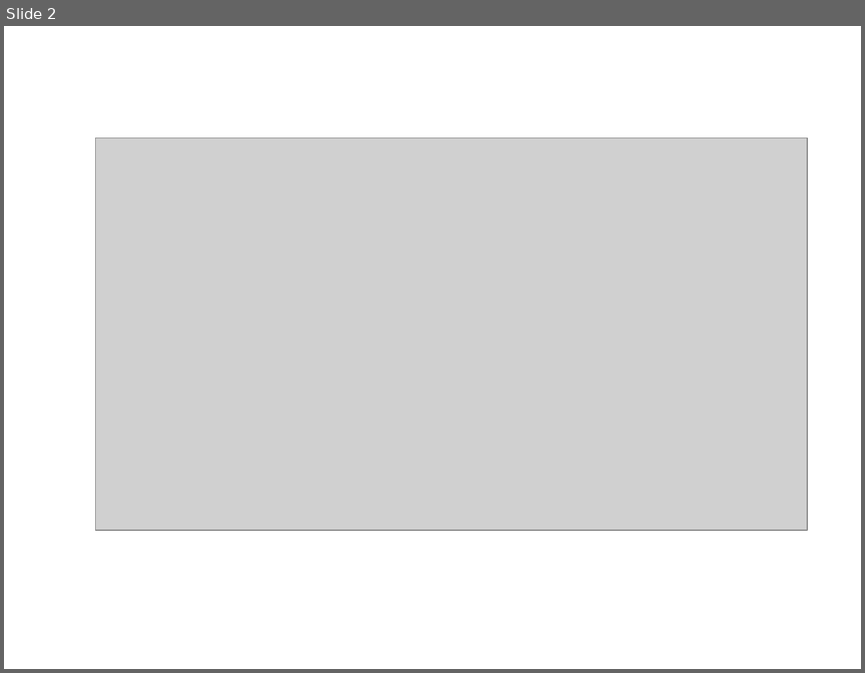
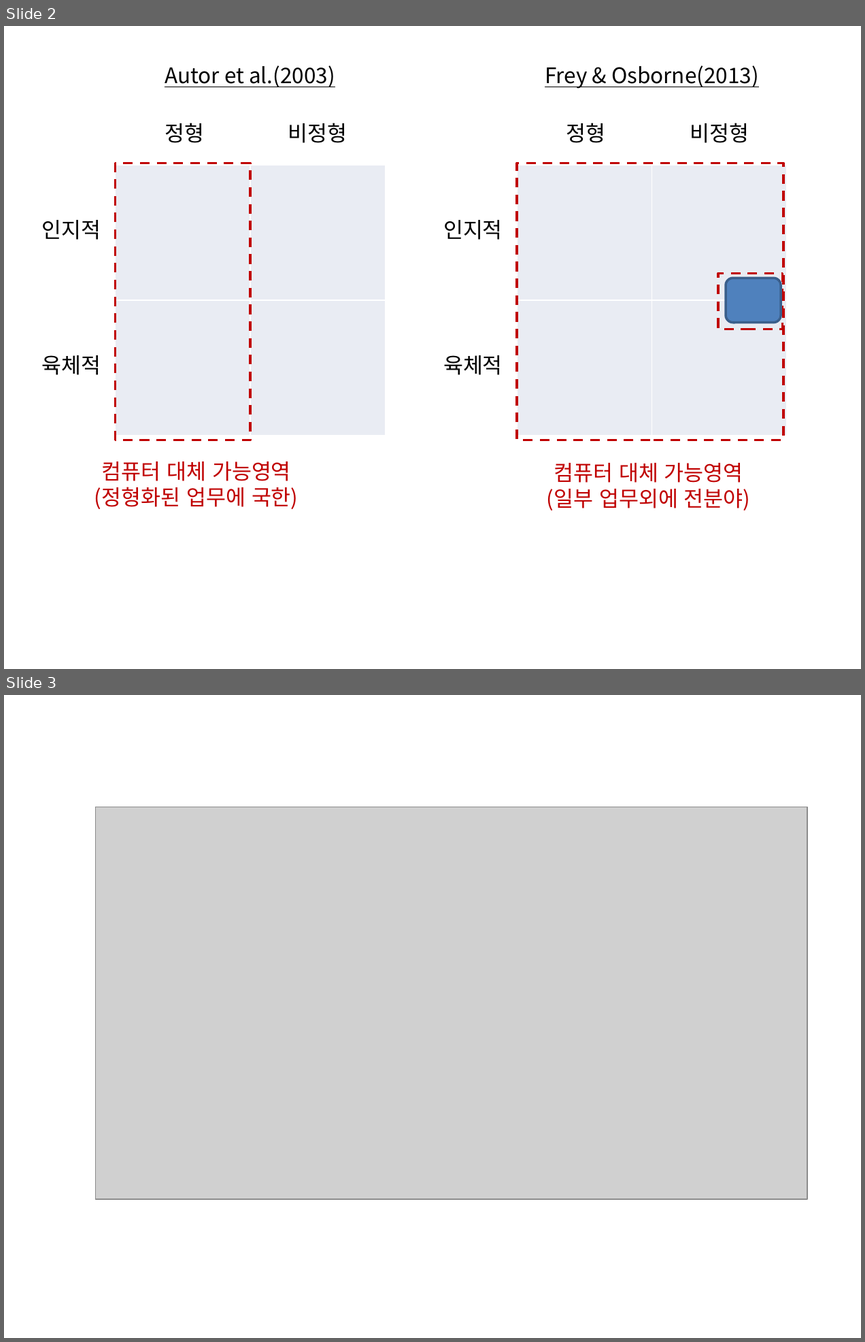
Before and after one commit to externalbrainlab/externalbrainlab.github.io, a slide deck: ppt/차트.pptx. Shown one above the other, each under a label of ours: slide 2 before the commit, slides 2 and 3 after it. The pictures are 865x673 and 865x1342 pixels, drawn with LibreOffice and Linux fonts; fonts in the diff are those of the drawing; grey boxes stand for pictures. Boxes give left, top, right and bottom in pixels: in the first picture for what was removed or moved away, otherwise in the second. Text is boxed around its words. In the diff, an @@ line names an element or a change of style, - is before the commit and + after.

```diff
--- a/ppt/차트.pptx
+++ b/ppt/차트.pptx
@@ slide 2 added at (4,26,861,669), background #FFFFFF @@
@@ text added at (164,65,335,87), 18 pt, text #000000, underline @@
+Autor et al.(2003)
@@ text added at (545,65,759,89), 18 pt, text #000000, underline @@
+Frey & Osborne(2013)
@@ text added at (164,123,204,143), 18 pt, text #000000 @@
+정형
@@ text added at (288,123,347,143), 18 pt, text #000000 @@
+비정형
@@ text added at (566,123,606,143), 18 pt, text #000000 @@
+정형
@@ text added at (689,123,749,143), 18 pt, text #000000 @@
+비정형
@@ table added at (116,165,384,435), 2 rows, 2 columns @@
+ | 
+ | 
@@ rectangle added at (116,163,250,440), outline #C00000 2 pt dashed @@
@@ table added at (516,165,785,435), 2 rows, 2 columns @@
+ | 
+ | 
@@ rectangle added at (516,163,783,440), outline #C00000 2 pt dashed @@
@@ text added at (42,220,101,240), 18 pt, text #000000 @@
+인지적
@@ text added at (443,220,502,240), 18 pt, text #000000 @@
+인지적
@@ rectangle added at (718,273,782,329), outline #C00000 2 pt dashed @@
@@ rounded rectangle added at (725,278,781,322), fill #4F81BD, outline #3A5F8C 2 pt @@
@@ text added at (42,355,101,375), 18 pt, text #000000 @@
+육체적
@@ text added at (443,355,502,375), 18 pt, text #000000 @@
+육체적
@@ text added at (94,461,298,509), 18 pt, text #C00000 @@
+컴퓨터 대체 가능영역
+(정형화된 업무에 국한)
@@ text added at (547,463,751,510), 18 pt, text #C00000 @@
+컴퓨터 대체 가능영역
+(일부 업무외에 전분야)
@@ what was slide 2 is now slide 3 @@
```
Also in this commit, not shown: 1 other file.
